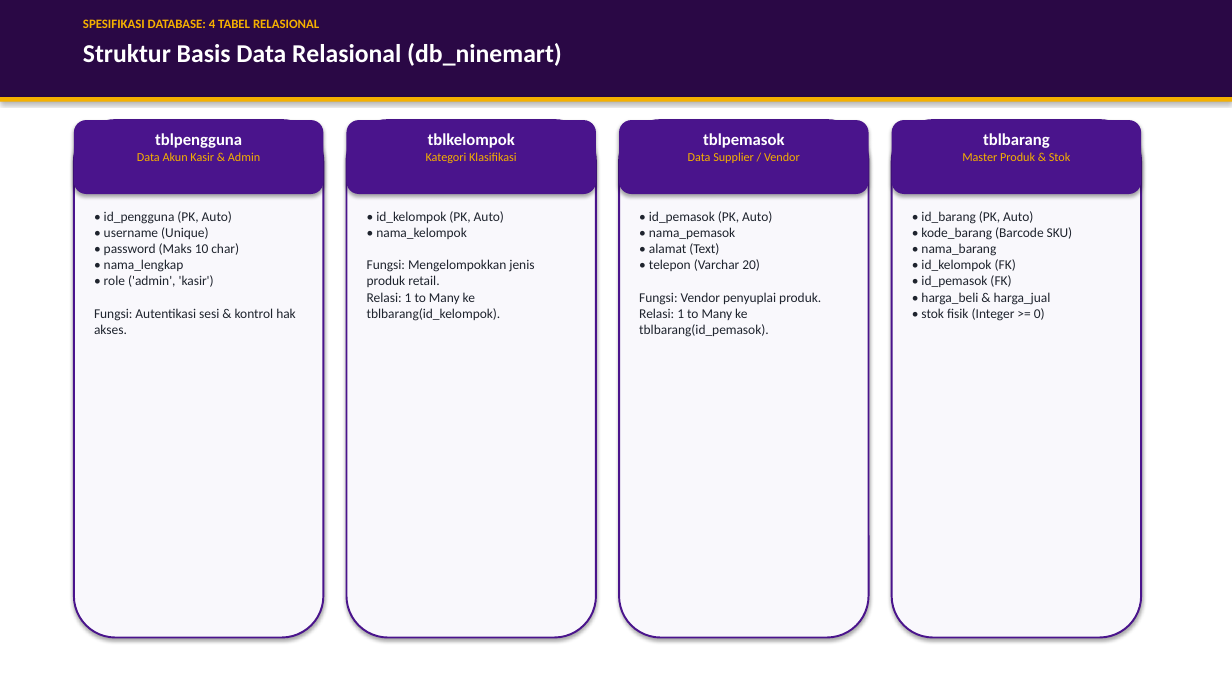
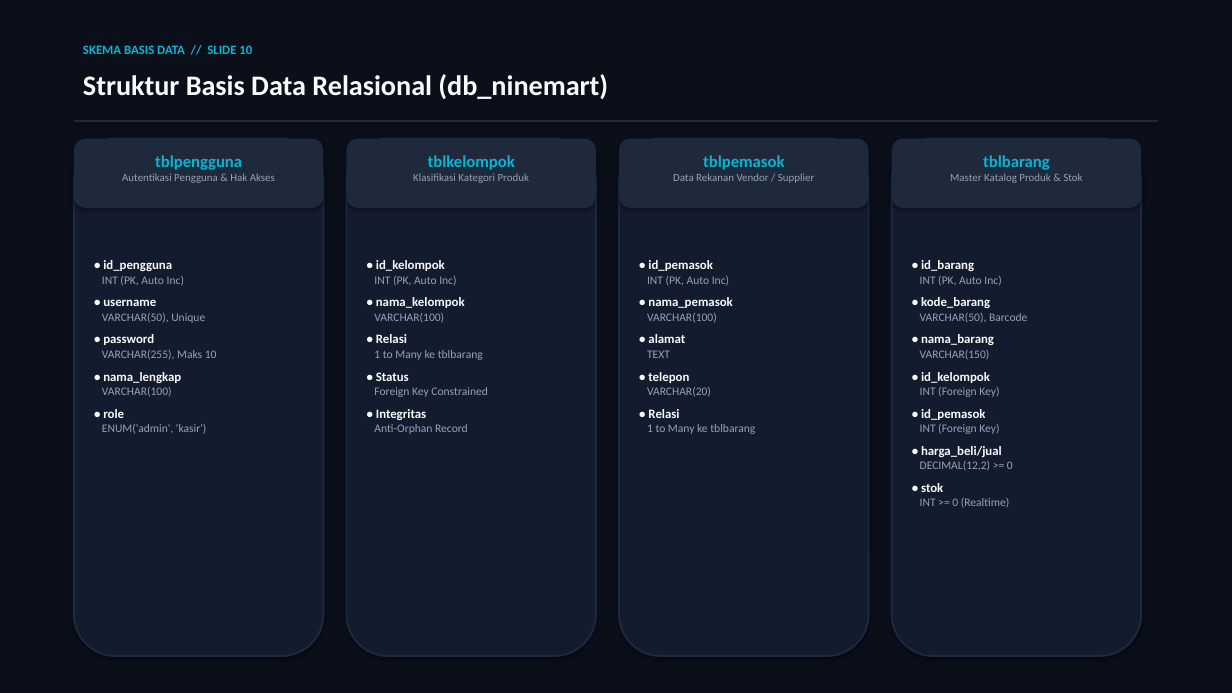
Before and after one commit to SabilMurti/BelajarUKK, a slide deck: slide 10 of NineMart/dokumen/PRESENTASI_NINEMART_CANVA.pptx. Drawn at 1232x693 pixels with LibreOffice and Linux fonts; fonts in the diff are those of the drawing. Boxes give left, top, right and bottom in pixels: in the first picture for what was removed or moved away, otherwise in the second. Text is boxed around its words. In the diff, an @@ line names an element or a change of style, - is before the commit and + after.

Commit message:
style: buat ulang pptx dark-tech executive dan update link canva baru

```diff
--- a/NineMart/dokumen/PRESENTASI_NINEMART_CANVA.pptx
+++ b/NineMart/dokumen/PRESENTASI_NINEMART_CANVA.pptx
@@ rectangle: place and size @@
-rectangle at <box>0,0,1232,97</box>
+rectangle at <box>0,0,1232,693</box>
@@ rectangle at <box>0,0,1232,693</box>: fill #2A0845 to #0B0F19 @@
@@ text removed at <box>83,19,319,28</box> @@
-SPESIFIKASI DATABASE: 4 TABEL RELASIONAL
@@ text added at <box>83,45,252,54</box>, 10 pt, text #06B6D4, bold @@
+SKEMA BASIS DATA // SLIDE 10
@@ text "Struktur Basis Data Relasional (db_ninemart)": place and size @@
-text "Struktur Basis Data Relasional (db_ninemart)" at <box>83,43,562,66</box>
+text "Struktur Basis Data Relasional (db_ninemart)" at <box>83,74,608,99</box>
@@ text "Struktur Basis Data Relasional (db_ninemart)" at <box>83,74,608,99</box>: size 20 to 22 pt, text colour #FFFFFF to #F8FAFC @@
@@ rounded rectangle: place and size @@
-rounded rectangle at <box>74,120,323,194</box>
+rounded rectangle at <box>74,139,323,208</box>
@@ text "tblpengguna": place and size @@
-text "tblpengguna" at <box>137,133,260,161</box>
+text "tblpengguna" at <box>122,155,275,183</box>
@@ rectangle: place and size @@
-rectangle at <box>0,97,1232,102</box>
+rectangle at <box>74,120,1158,122</box>
@@ rectangle at <box>74,120,1158,122</box>: fill #F5B000 to #1E293B @@
@@ text "tblkelompok": place and size @@
-text "tblkelompok" at <box>426,133,517,163</box>
+text "tblkelompok" at <box>413,155,529,183</box>
@@ rounded rectangle: place and size @@
-rounded rectangle at <box>347,120,596,194</box>
+rounded rectangle at <box>347,139,596,208</box>
@@ text "tblpemasok": place and size @@
-text "tblpemasok" at <box>688,133,800,163</box>
+text "tblpemasok" at <box>673,155,814,183</box>
@@ rounded rectangle: place and size @@
-rounded rectangle at <box>619,120,869,194</box>
+rounded rectangle at <box>619,139,869,208</box>
@@ text "tblbarang": place and size @@
-text "tblbarang" at <box>962,133,1070,161</box>
+text "tblbarang" at <box>950,155,1082,183</box>
@@ 4 rounded rectangles: place and size @@
-4 rounded rectangles at <box>74,120,1141,638</box>
+4 rounded rectangles at <box>74,139,1141,656</box>
@@ fill #F9F8FC to #131B2E; outline #4A148C 1.5 pt to #1E293B 1.5 pt in 4 elements at <box>74,139,323,656</box>, <box>347,139,596,656</box>, <box>619,139,869,656</box>, <box>892,139,1141,656</box> @@
@@ fill #4A148C to #1E293B in 4 elements at <box>74,139,323,208</box>, <box>347,139,596,208</box>, <box>619,139,869,208</box>, <box>892,139,1141,208</box> @@
@@ rounded rectangle: place and size @@
-rounded rectangle at <box>892,120,1141,194</box>
+rounded rectangle at <box>892,139,1141,208</box>
@@ text at <box>122,173,275,183</box>: text changed; size 9.5 to 8.5 pt; text colour #F5B000 to #94A3B8 @@
-Data Akun Kasir & Admin
+Autentikasi Pengguna & Hak Akses
@@ text at <box>155,155,242,170</box>: text colour #FFFFFF to #06B6D4 in "tblpengguna" @@
@@ text at <box>413,173,529,183</box>: text changed; size 9.5 to 8.5 pt; text colour #F5B000 to #94A3B8 @@
-Kategori Klasifikasi
+Klasifikasi Kategori Produk
@@ text at <box>428,155,515,170</box>: text colour #FFFFFF to #06B6D4 in "tblkelompok" @@
@@ text at <box>673,173,814,183</box>: text changed; size 9.5 to 8.5 pt; text colour #F5B000 to #94A3B8 @@
-Data Supplier / Vendor
+Data Rekanan Vendor / Supplier
@@ text at <box>703,155,784,170</box>: text colour #FFFFFF to #06B6D4 in "tblpemasok" @@
@@ text at <box>950,173,1082,183</box>: text changed; size 9.5 to 8.5 pt; text colour #F5B000 to #94A3B8 @@
-Master Produk & Stok
+Master Katalog Produk & Stok
@@ text at <box>983,155,1050,170</box>: text colour #FFFFFF to #06B6D4 in "tblbarang" @@
@@ text at <box>102,260,217,434</box>: text changed; size 10.5 to 9 pt; text colour #1F242E to #94A3B8 @@
-• id_pengguna (PK, Auto)
-• username (Unique)
-• password (Maks 10 char)
-• nama_lengkap
-• role ('admin', 'kasir')
-Fungsi: Autentikasi sesi & kontrol hak akses.
+• id_pengguna
+INT (PK, Auto Inc)
+• username
+VARCHAR(50), Unique
+• password
+VARCHAR(255), Maks 10
+• nama_lengkap
+VARCHAR(100)
+• role
+ENUM('admin', 'kasir')
@@ text at <box>374,260,487,434</box>: text changed; size 10.5 to 9 pt; text colour #1F242E to #94A3B8 @@
-• id_kelompok (PK, Auto)
-• nama_kelompok
-Fungsi: Mengelompokkan jenis produk retail.
-Relasi: 1 to Many ke tblbarang(id_kelompok).
+• id_kelompok
+INT (PK, Auto Inc)
+• nama_kelompok
+VARCHAR(100)
+• Relasi
+1 to Many ke tblbarang
+• Status
+Foreign Key Constrained
+• Integritas
+Anti-Orphan Record
@@ text at <box>647,260,755,434</box>: text changed; size 10.5 to 9 pt; text colour #1F242E to #94A3B8 @@
-• id_pemasok (PK, Auto)
-• nama_pemasok
-• alamat (Text)
-• telepon (Varchar 20)
-Fungsi: Vendor penyuplai produk.
-Relasi: 1 to Many ke tblbarang(id_pemasok).
+• id_pemasok
+INT (PK, Auto Inc)
+• nama_pemasok
+VARCHAR(100)
+• alamat
+TEXT
+• telepon
+VARCHAR(20)
+• Relasi
+1 to Many ke tblbarang
@@ text at <box>920,260,1027,507</box>: text changed; size 10.5 to 9 pt; text colour #1F242E to #94A3B8 @@
-• id_barang (PK, Auto)
-• kode_barang (Barcode SKU)
-• nama_barang
-• id_kelompok (FK)
-• id_pemasok (FK)
-• harga_beli & harga_jual
-• stok fisik (Integer >= 0)
+• id_barang
+INT (PK, Auto Inc)
+• kode_barang
+VARCHAR(50), Barcode
+• nama_barang
+VARCHAR(150)
+• id_kelompok
+INT (Foreign Key)
+• id_pemasok
+INT (Foreign Key)
+• harga_beli/jual
+DECIMAL(12,2) >= 0
+• stok
+INT >= 0 (Realtime)
```
Also in this commit, not shown: 4 other slides changed, 5 slides added, 5 slides removed, 1 other file.
